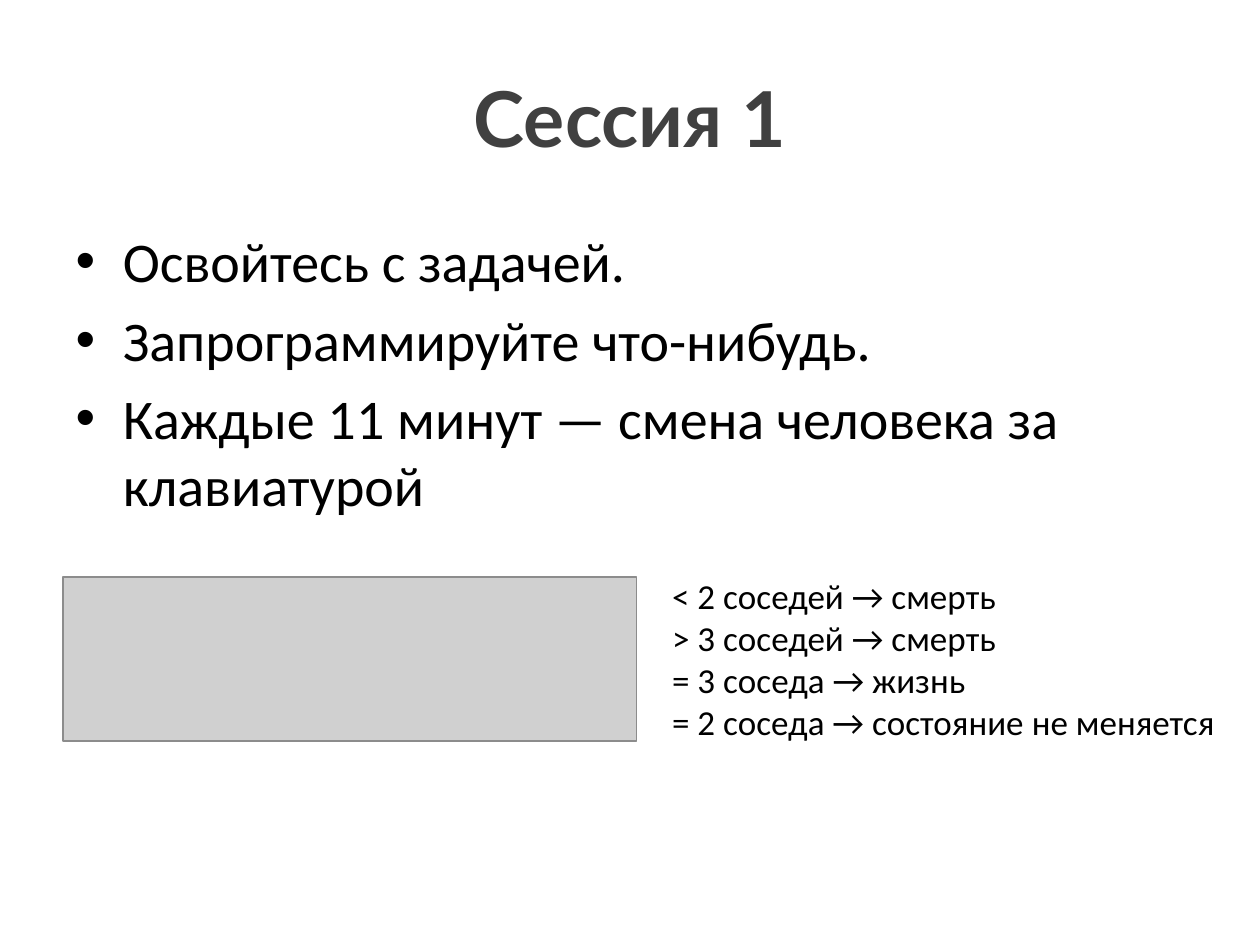
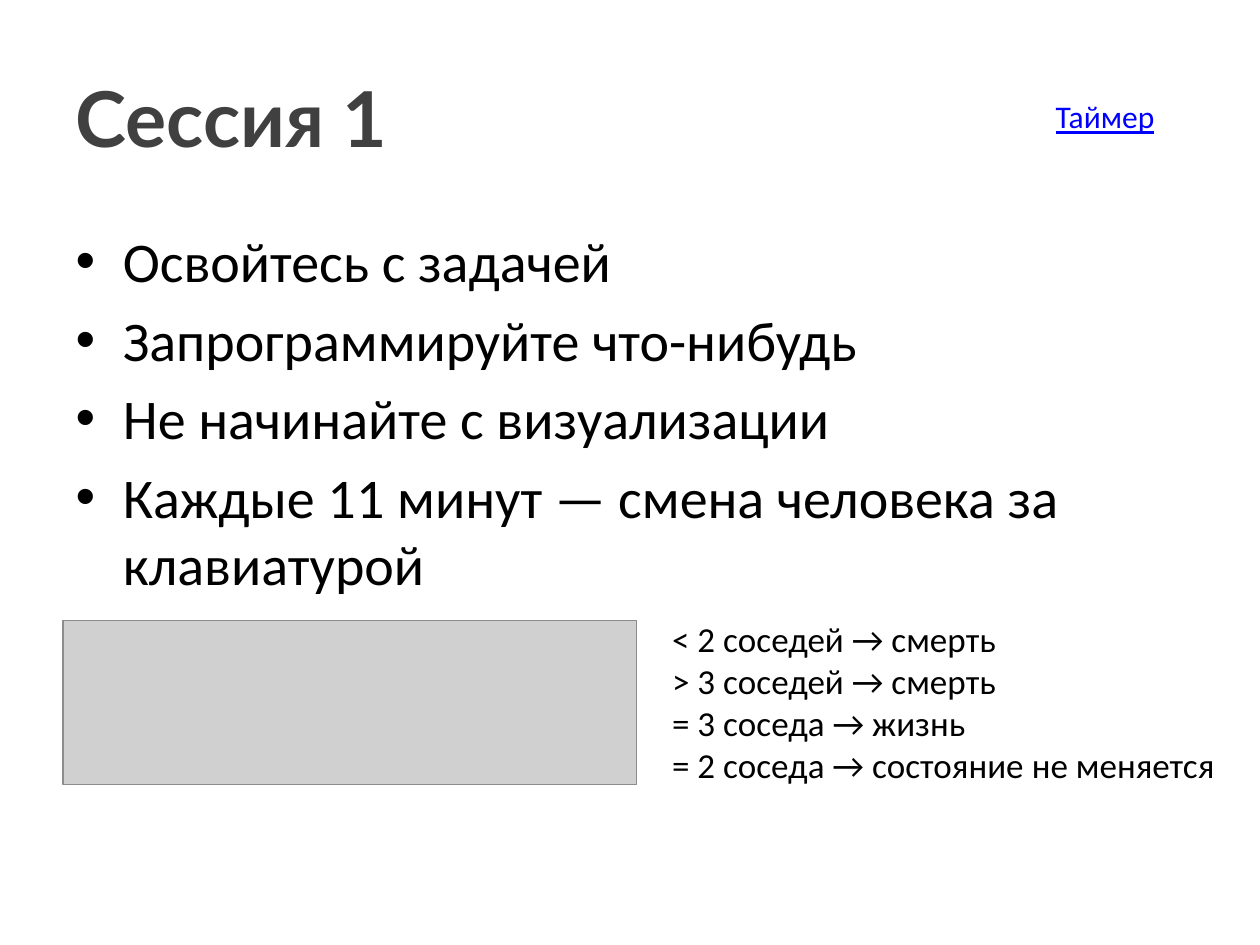
Before and after one commit to xoposhiy/xoposhiy.github.io, a slide deck: slide 7 of coderetreat/CodeRetreat.pptx. Drawn at 1260x945 pixels with LibreOffice and Linux fonts; fonts in the diff are those of the drawing; grey boxes stand for pictures. Boxes give left, top, right and bottom in pixels: in the first picture for what was removed or moved away, otherwise in the second. Text is boxed around its words. In the diff, an @@ line names an element or a change of style, - is before the commit and + after.

```diff
--- a/coderetreat/CodeRetreat.pptx
+++ b/coderetreat/CodeRetreat.pptx
@@ title "Сессия 1" at (76,90,388,148): alignment centre to left @@
@@ text added at (1056,106,1155,134), 18 pt, text #0000FF, underline @@
+Таймер
@@ text at (123,244,856,449): text changed @@
-• Освойтесь с задачей.
-• Запрограммируйте что-нибудь.
+• Освойтесь с задачей
+• Запрограммируйте что-нибудь
+• Не начинайте с визуализации
@@ picture: place and size @@
-picture at (63,577,636,741)
+picture at (63,621,636,785)
@@ text "< 2 соседей → смерть": place and size @@
-text "< 2 соседей → смерть" at (697,585,1214,741)
+text "< 2 соседей → смерть" at (697,628,1214,784)
```
Also in this commit, not shown: 8 other slides changed, 1 slide added, 5 slides removed, 4 other files.
